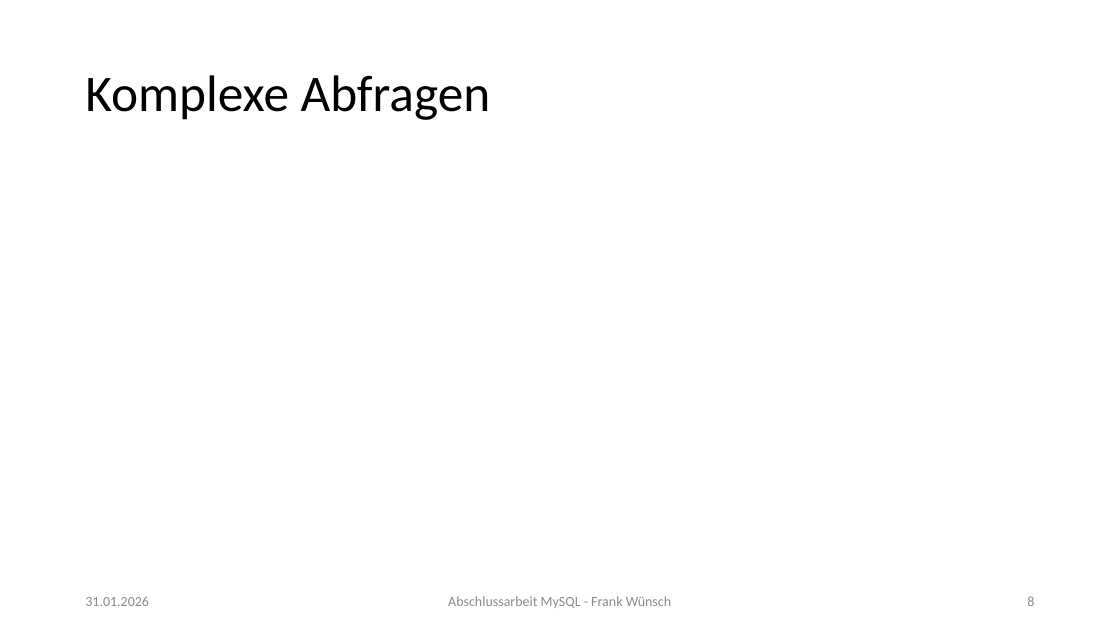
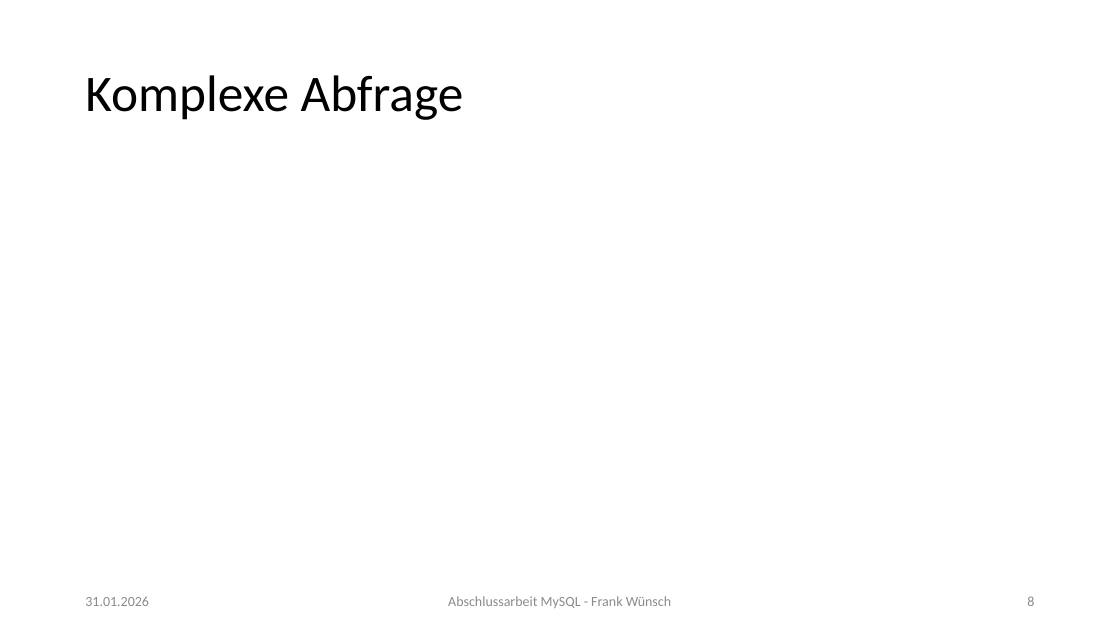
Before and after one commit to FrankWuensch/mysql_excam, a slide deck: slide 8 of Abschlusspräsentation_MySQL_Frank_Wünsch.pptx. Drawn at 1120x630 pixels with LibreOffice and Linux fonts; fonts in the diff are those of the drawing. Boxes give left, top, right and bottom in pixels: in the first picture for what was removed or moved away, otherwise in the second. Text is boxed around its words. In the diff, an @@ line names an element or a change of style, - is before the commit and + after.

```diff
--- a/Abschlusspräsentation_MySQL_Frank_Wünsch.pptx
+++ b/Abschlusspräsentation_MySQL_Frank_Wünsch.pptx
@@ title at (x1=85, y1=75, x2=464, y2=120): text changed @@
-Komplexe Abfragen
+Komplexe Abfrage
```
Also in this commit, not shown: 3 other slides changed.
